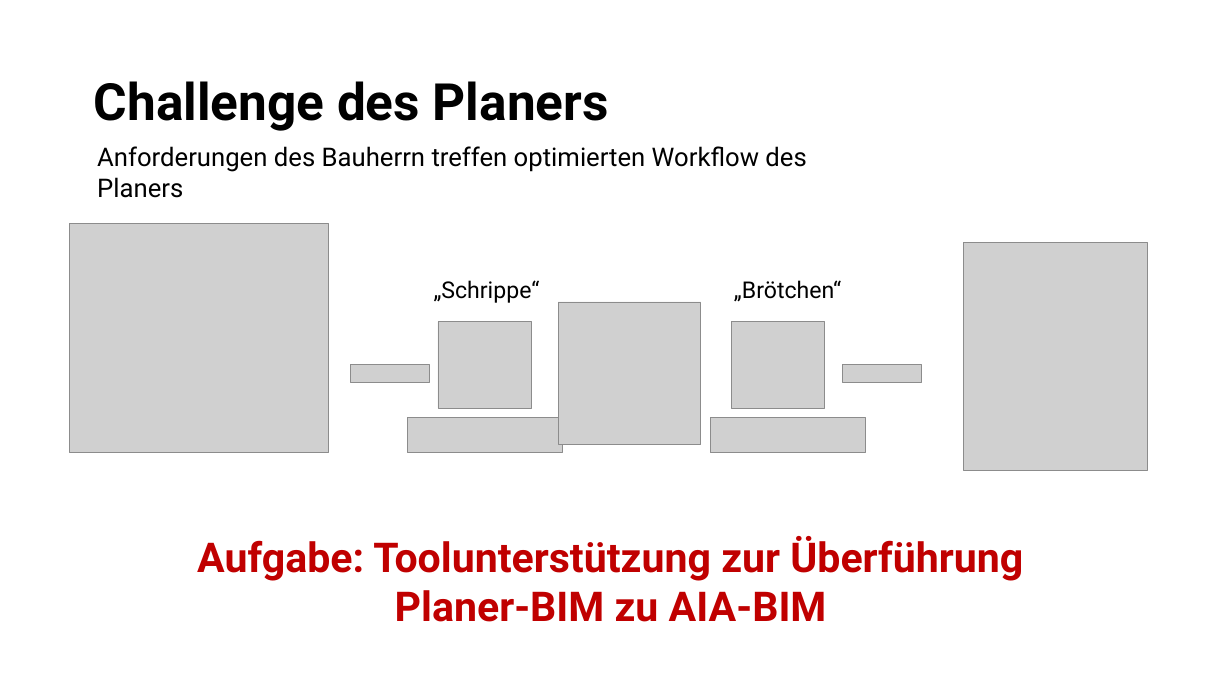
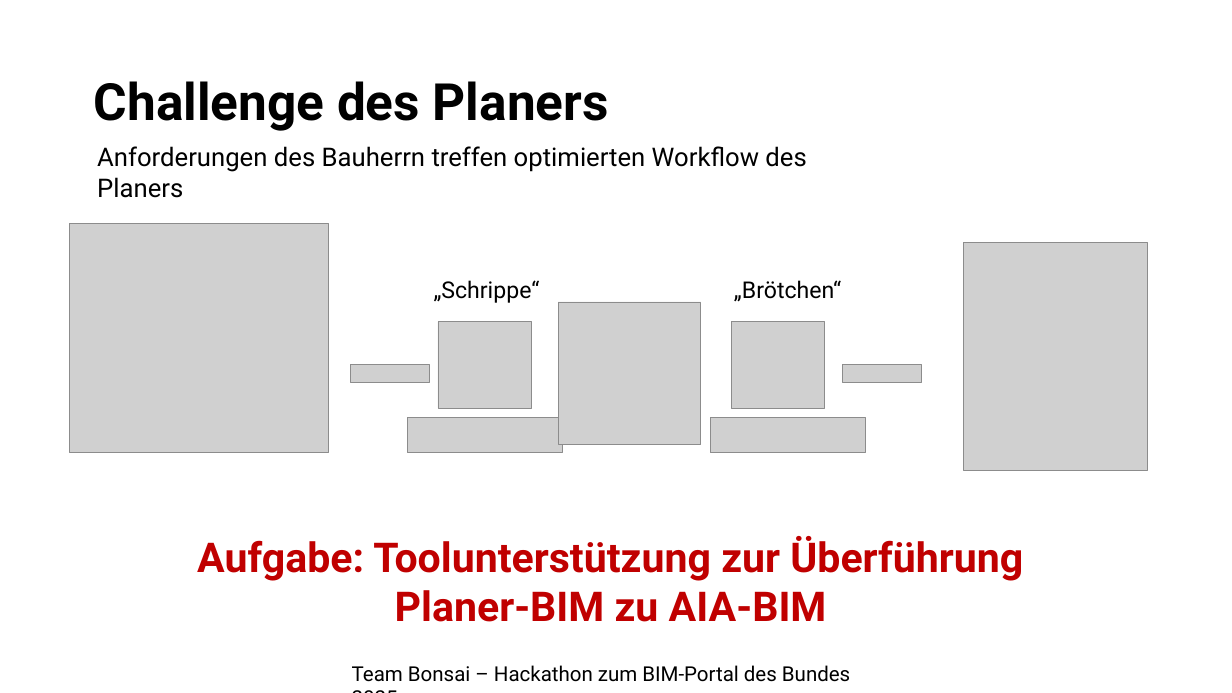
Before and after one commit to bimhelden/PyScripts4BPHackathon2025, a slide deck: slide 4 of Presentation/Pitch.pptx (slide 5 before the commit). Drawn at 1232x693 pixels with LibreOffice and Linux fonts; fonts in the diff are those of the drawing; grey boxes stand for pictures. Boxes give left, top, right and bottom in pixels: in the first picture for what was removed or moved away, otherwise in the second. Text is boxed around its words. In the diff, an @@ line names an element or a change of style, - is before the commit and + after.

```diff
--- a/Presentation/Pitch.pptx
+++ b/Presentation/Pitch.pptx
@@ text added at bbox=[352, 665, 850, 682], 16 pt, text #000000 @@
+Team Bonsai – Hackathon zum BIM-Portal des Bundes 2025
```
Also in this commit, not shown: 4 other slides changed, 2 slides added, 2 slides removed, 3 other files.
